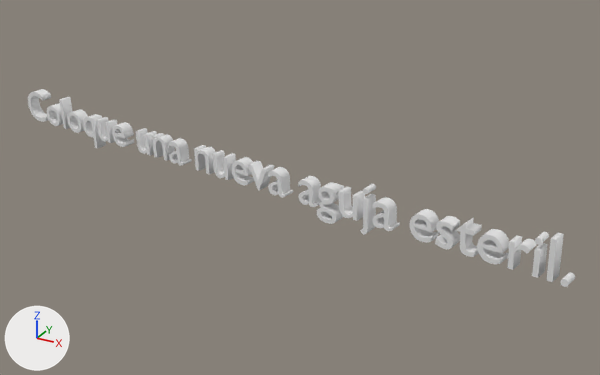
A saved change to the Blender file Medical/Assets/AR2/Seba/Textos/Paso 1/Paso 2/Paso2.2.blend.
The view is the same before and after, from a camera (50 mm lens) standing at (8.62, -10.41, 6.7) and looking at (1.63, 2.29, 0.35). The lights are fixed; the arrows at lower left show +X, +Y and +Z.

Objects in the first picture: 'Text'.
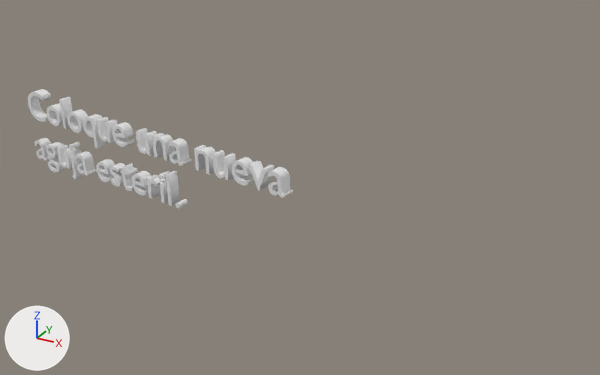
What changed in the scene script:
```text
Change txt_text:
    txt_text.body: 'Coloque una nueva aguja esteril.' -> 'Coloque una nueva\naguja esteril.'
```

Boxes (x1, y1, x2, y2) around the edits, measured in the pictures (600 x 375 px):
'Text', text changed
    before: (28, 89, 575, 287)
    after: (28, 89, 293, 208)
